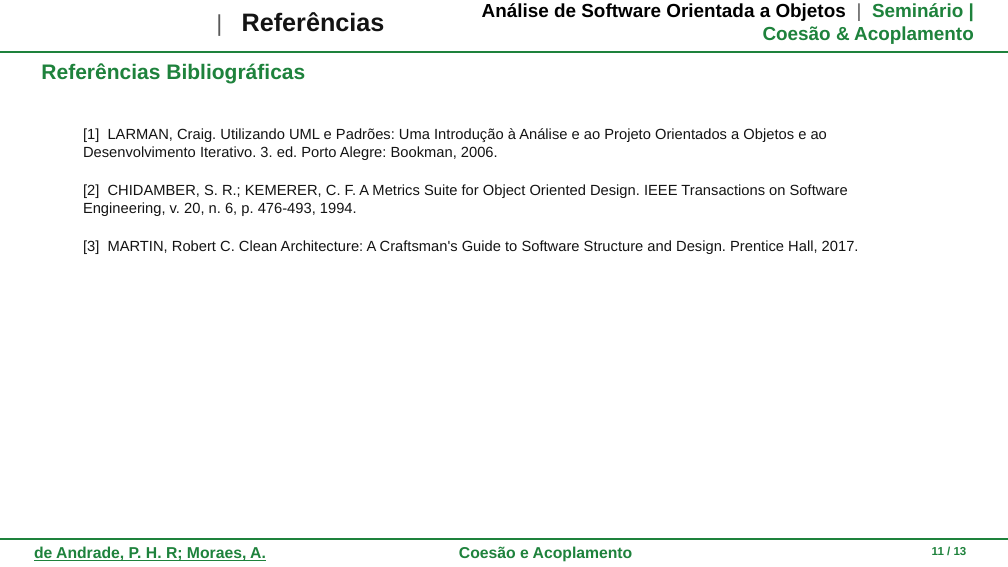
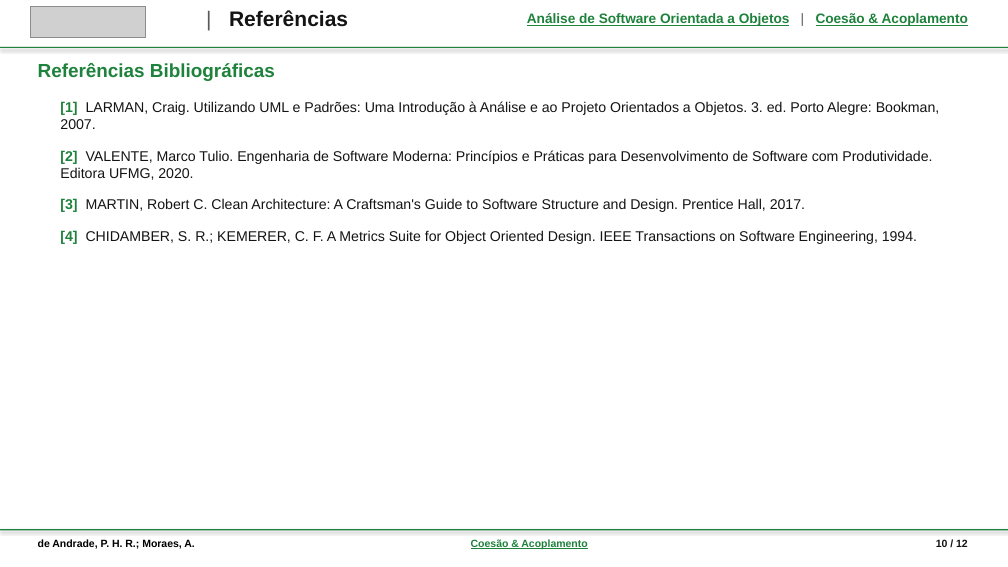
Before and after one commit to pedroiff0/page, a slide deck: slide 10 of content/assets/disciplinas/6-periodo/analise-de-software-orientada-a-objetos/slides_iff_disciplina.pptx (slide 11 before the commit). Drawn at 1008x567 pixels with LibreOffice and Linux fonts; fonts in the diff are those of the drawing; grey boxes stand for pictures; background and template pictures are left out. Boxes give left, top, right and bottom in pixels: in the first picture for what was removed or moved away, otherwise in the second. Text is boxed around its words. In the diff, an @@ line names an element or a change of style, - is before the commit and + after.

```diff
--- a/content/assets/disciplinas/6-periodo/analise-de-software-orientada-a-objetos/slides_iff_disciplina.pptx
+++ b/content/assets/disciplinas/6-periodo/analise-de-software-orientada-a-objetos/slides_iff_disciplina.pptx
@@ rectangle added at (0,0,1008,567), fill #FFFFFF @@
@@ picture added at (30,6,146,38) @@
@@ text "| Referências": place and size @@
-text "| Referências" at (242,12,385,32)
+text "| Referências" at (229,10,348,27)
@@ text "| Referências" at (229,10,348,27): size 22 to 20 pt in "|"; size 24 to 20 pt @@
@@ text removed at (482,3,974,44) @@
-Análise de Software Orientada a Objetos | Seminário | Coesão & Acoplamento
@@ text added at (527,13,968,26), 13 pt, text #1E823C, bold, underline @@
+Análise de Software Orientada a Objetos | Coesão & Acoplamento
@@ rectangle removed at (0,51,1008,52) @@
@@ rectangle added at (0,47,1008,48), fill #1E823C @@
@@ text "Referências Bibliográficas" at (38,63,275,81): size 20 to 18 pt @@
@@ text at (60,101,939,180): text changed; size 14 to 13.5 pt @@
-[1] LARMAN, Craig. Utilizando UML e Padrões: Uma Introdução à Análise e ao Projeto Orientados a Objetos e ao Desenvolvimento Iterativo. 3. ed. Porto Alegre: Bookman, 2006.
-[2] CHIDAMBER, S. R.; KEMERER, C. F. A Metrics Suite for Object Oriented Design. IEEE Transactions on Software Engineering, v. 20, n. 6, p. 476-493, 1994.
+[1] LARMAN, Craig. Utilizando UML e Padrões: Uma Introdução à Análise e ao Projeto Orientados a Objetos. 3. ed. Porto Alegre: Bookman, 2007.
+[2] VALENTE, Marco Tulio. Engenharia de Software Moderna: Princípios e Práticas para Desenvolvimento de Software com Produtividade. Editora UFMG, 2020.
@@ text "[1] LARMAN, Craig. Utilizando UML ...": place and size @@
-text "[1] LARMAN, Craig. Utilizando UML ..." at (83,128,859,254)
+text "[1] LARMAN, Craig. Utilizando UML ..." at (60,101,939,244)
@@ text at (60,198,805,212): size 14 to 13.5 pt in "[3] MARTIN, Robert C. Clean Architecture: A ..."; text colour #141414 to #1E823C, bold on in "[3]"; less space between paragraphs @@
@@ text at (60,230,917,244): paragraph added @@
+[4] CHIDAMBER, S. R.; KEMERER, C. F. A Metrics Suite for Object Oriented Design. IEEE Transactions on Software Engineering, 1994.
@@ rectangle removed at (0,538,1008,539) @@
@@ rectangle added at (0,529,1008,530), fill #1E823C @@
@@ text added at (38,539,194,549), 10 pt, text #000000, bold @@
+de Andrade, P. H. R.; Moraes, A.
@@ text added at (471,539,587,549), 10 pt, text #1E823C, bold, underline @@
+Coesão & Acoplamento
@@ text added at (936,539,968,547), 10 pt, text #141414, bold @@
+10 / 12
@@ text removed at (34,546,266,561) @@
-de Andrade, P. H. R; Moraes, A.
@@ text removed at (459,546,633,562) @@
-Coesão e Acoplamento
@@ text removed at (932,547,967,555) @@
-11 / 13
```
Also in this commit, not shown: 2 other slides changed, 9 slides added, 10 slides removed, 15 other files.
